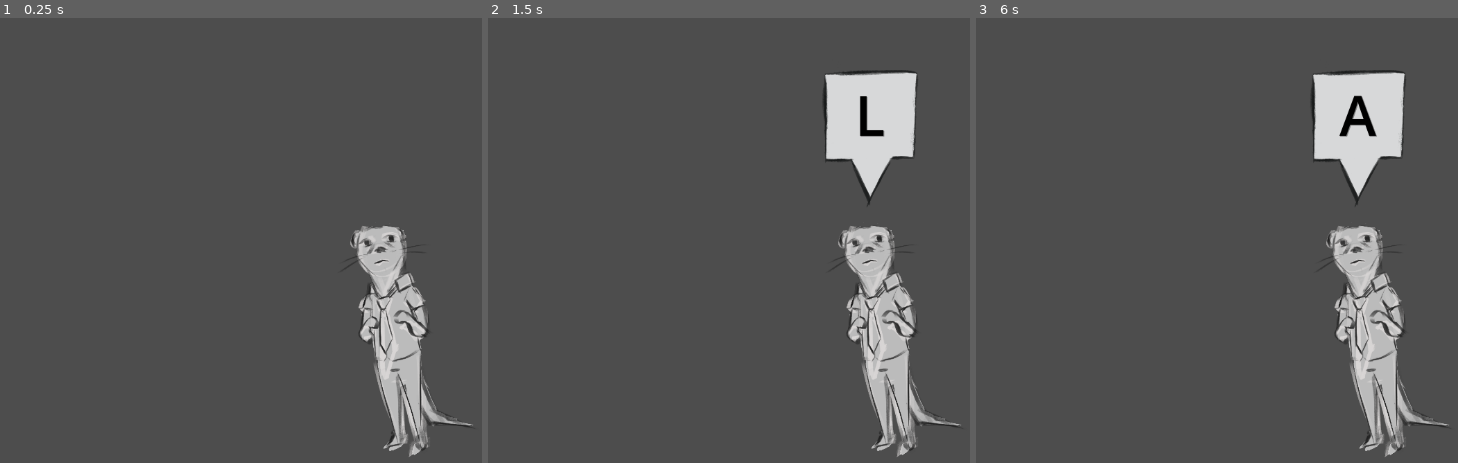
Above: before the commit, frames 1-3 (left to right).
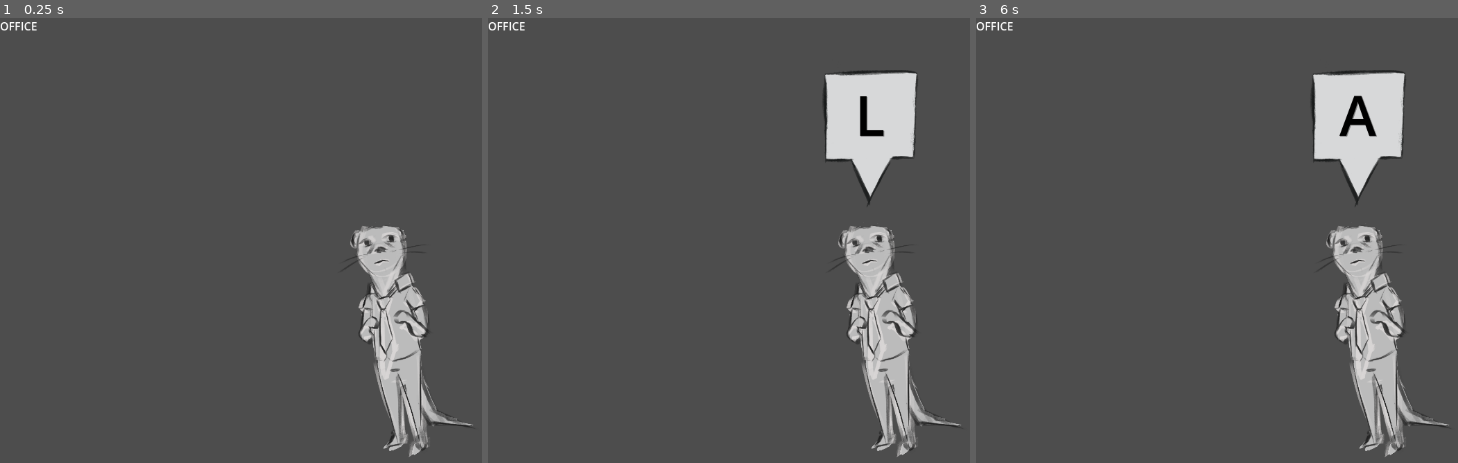
Above: after the commit, the same moments.

Repository: TheDingoose/JuiceGoose
Game: Godot game, scene res://main.tscn
The game is run twice, just before and just after one commit, with the same random seed, the same clock (stepped at 60 frames per second) and the same inputs.
Inputs:
- Up to frame 1 (0.25 s): no input
- Up to frame 2 (1.5 s): tap Enter at 0.5 s; hold D 0.53-1.28 s; tap B at 0.6 s; tap Space at 1.25 s; hold S from 1.28 s (still down); tap C at 1.35 s
- Up to frame 3 (6 s): tap Enter at 2, 4.25 s; release S at 2.03 s; hold D 2.03-2.78 s; tap E at 2.1 s; tap Space at 2.75, 5 s; hold W 2.78-3.53 s; tap F at 2.85 s; hold A 3.53-5.03 s; tap G at 3.6 s; tap H at 4.35 s; hold S 5.03-5.78 s; tap I at 5.1 s; hold D from 5.78 s (still down); tap J at 5.85 s

The runs differ from the first frame. In frame 1, less than 0.1% of the frame differs, in the area x 0-8%, y 0-3%; in frame 2, less than 0.1%; in frame 3, less than 0.1%.

Commit message:
Added scene management and failstate

Diff:
--- a/General/game_manager.gd
+++ b/General/game_manager.gd
@@ -1,8 +1,12 @@
 extends Node
 
-#manage what scene we are in, and fail conditions in main game
+#manage fail conditions in main game
+#also manage communication between character and tasks??
 @export var max_active_tasks = 10
 @export var current_active_tasks = 0
+
+@export var max_failures = 3
+var current_failures = 0
 
 # Called when the node enters the scene tree for the first time.
 func _ready() -> void:
@@ -14,6 +18,11 @@
 
 func fail():
 	print("FAILURE")
+	current_failures += 1
+	if current_failures >= max_failures:
+		print("YOU LOSE (YOUR JOB)")
+		SceneManager.load_failstate()
+		#play some sort of animation, then make scenemanager reset everything
 	pass
 
 func add_task():
--- /dev/null
+++ b/General/scene_manager.gd
@@ -0,0 +1,28 @@
+extends Node
+
+#manage scene transitions and communicate with game data where to go next
+
+#main menu list and esc button management
+#current scene
+#scene list
+
+var failure_scene = preload("res://Scenes/Gameplay/Failure.tscn")
+var office_scene = preload("res://Scenes/Gameplay/MainOffice.tscn")
+
+
+#goto_scene()
+
+# Called when the node enters the scene tree for the first time.
+func _ready() -> void:
+	var scene = office_scene.instantiate()
+	get_tree().get_root().add_child.call_deferred(scene)
+	pass # Replace with function body.
+
+
+# Called every frame. 'delta' is the elapsed time since the previous frame.
+func _process(delta: float) -> void:
+	pass
+
+func load_failstate():
+	var scene = failure_scene.instantiate()
+	get_tree().get_root().add_child(scene)
--- /dev/null
+++ b/Scenes/Gameplay/Failure.tscn
@@ -0,0 +1,45 @@
+[gd_scene load_steps=2 format=3 uid="uid://wdl8xixvdbi4"]
+
+[ext_resource type="Texture2D" uid="uid://qcqy4fynyrou" path="res://RandomArts/Meerkat.png" id="1_maieu"]
+
+[node name="Failure" type="Node2D"]
+
+[node name="ColorRect" type="ColorRect" parent="."]
+offset_right = 1154.0
+offset_bottom = 650.0
+color = Color(0.0980392, 0.0980392, 0.0980392, 0.615686)
+
+[node name="Meerkat" type="Sprite2D" parent="."]
+position = Vector2(546, 525)
+rotation = -1.58458
+scale = Vector2(0.183965, 0.183965)
+texture = ExtResource("1_maieu")
+
+[node name="Label" type="Label" parent="."]
+offset_right = 1149.0
+offset_bottom = 168.0
+theme_override_colors/font_color = Color(0.957987, 6.08854e-06, 9.62615e-07, 1)
+theme_override_font_sizes/font_size = 80
+text = "YOU LOSE (YOUR JOB)"
+horizontal_alignment = 1
+
+[node name="Label2" type="Label" parent="."]
+offset_left = 444.0
+offset_top = 340.0
+offset_right = 587.0
+offset_bottom = 409.0
+theme_override_colors/font_color = Color(0.726732, 0.726732, 0.726732, 1)
+theme_override_font_sizes/font_size = 50
+text = "IDIOT"
+horizontal_alignment = 1
+
+[node name="Label3" type="Label" parent="."]
+offset_left = 435.0
+offset_top = 480.0
+offset_right = 578.0
+offset_bottom = 549.0
+rotation = -1.19002
+theme_override_colors/font_color = Color(0.726732, 0.726732, 0.726732, 1)
+theme_override_font_sizes/font_size = 50
+text = "<"
+horizontal_alignment = 1
--- /dev/null
+++ b/Scenes/Gameplay/MainOffice.tscn
@@ -0,0 +1,9 @@
+[gd_scene format=3 uid="uid://ct6smrum6fxpy"]
+
+[node name="MainOffice" type="Node2D"]
+
+[node name="Label" type="Label" parent="."]
+offset_right = 312.0
+offset_bottom = 128.0
+text = "OFFICE
+"
--- a/Tasks/Keyboard/keyboard_task.gd
+++ b/Tasks/Keyboard/keyboard_task.gd
@@ -4,8 +4,9 @@
 @export var min_cooldown: float = 1
 @export var max_cooldown: float = 3
 
-@export var uptime: float = 0
+var uptime: float = 0
 @export var max_uptime: float = 2
+
 var active: bool = false
 var active_key
 
@@ -52,21 +53,13 @@
 		uptime += delta
 		if uptime > max_uptime:
 			GameManager.fail()
-			active = false
-			$PopupBox.visible = false
-			$Label.visible = false
-			cooldown = get_cooldown_length()
+			end_task()
 	else:
 		cooldown -= delta
 		if cooldown < 0:
 			if GameManager.can_add_task():
-				active = true
-				uptime = 0
 				active_key = key_dict.keys()[randi_range(0, key_dict.size() - 1)]
-				$Label.text = active_key
-				$PopupBox.visible = true
-				$Label.visible = true
-				GameManager.add_task()
+				start_task()
 			cooldown = get_cooldown_length()
 	pass
 
@@ -74,9 +67,23 @@
 func _input(event: InputEvent) -> void:
 	if active && event is InputEventKey:
 		if event.pressed && event.keycode == key_dict[active_key]:
-			active = false
-			$PopupBox.visible = false
-			$Label.visible = false
-			cooldown = get_cooldown_length()
-			GameManager.remove_task()
+			end_task()
 			pass
+
+func start_task():
+	active = true
+	uptime = 0
+	$Label.text = active_key
+	$PopupBox.visible = true
+	$Label.visible = true
+	GameManager.add_task()
+	pass
+
+
+func end_task():
+	active = false
+	$PopupBox.visible = false
+	$Label.visible = false
+	cooldown = get_cooldown_length()
+	GameManager.remove_task()
+	pass
--- a/project.godot
+++ b/project.godot
@@ -18,3 +18,4 @@
 [autoload]
 
 GameManager="*res://General/game_manager.gd"
+SceneManager="*res://General/scene_manager.gd"
